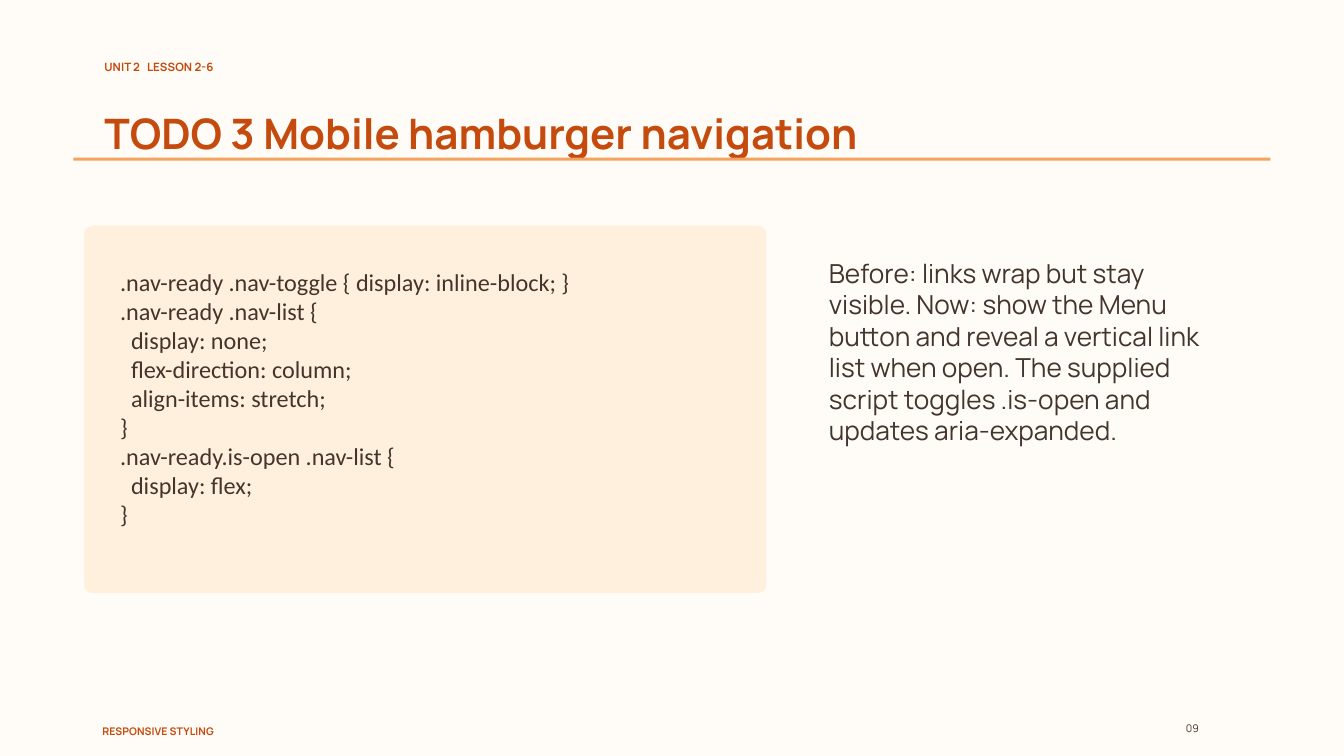
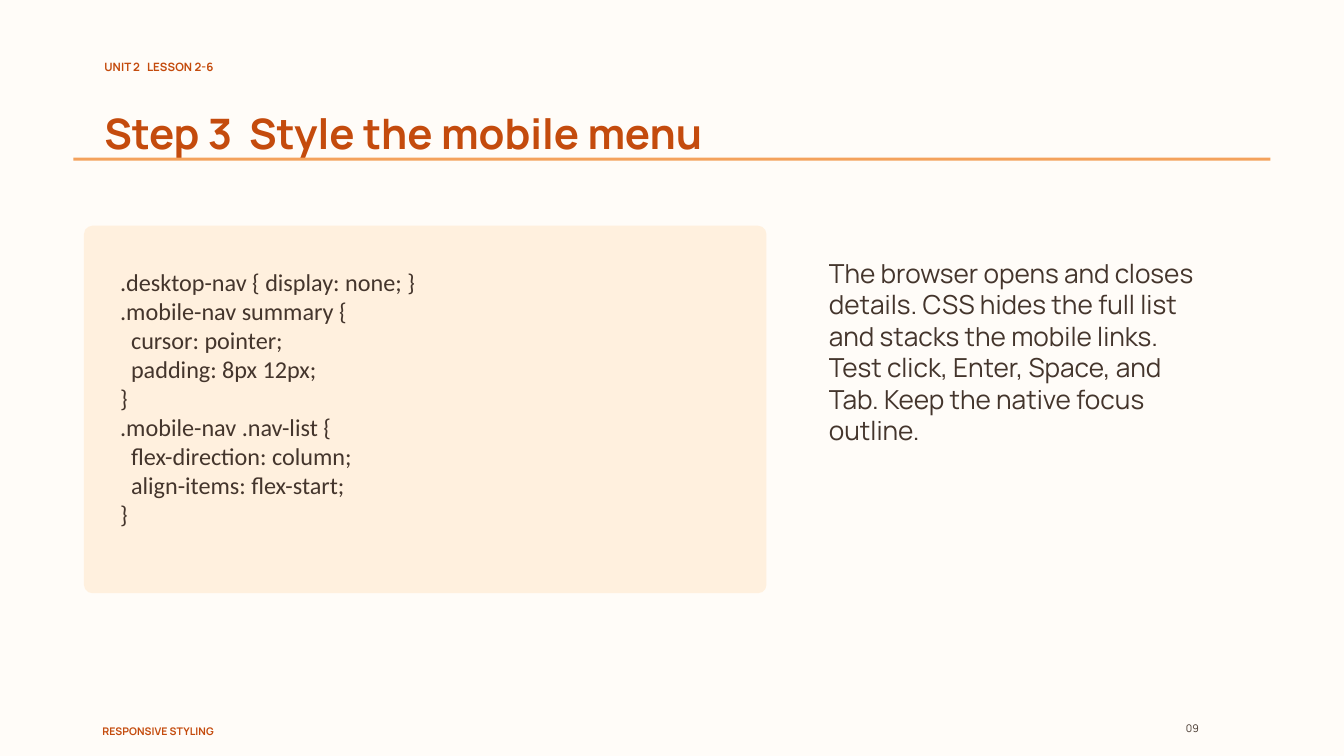
Before and after one commit to nakarapunchai/cis181-course-template, a slide deck: slide 9 of demo/Demo 2-6/Lesson 2-6 Responsive Styling.pptx. Drawn at 1344x756 pixels with LibreOffice and Linux fonts; fonts in the diff are those of the drawing. Boxes give left, top, right and bottom in pixels: in the first picture for what was removed or moved away, otherwise in the second. Text is boxed around its words. In the diff, an @@ line names an element or a change of style, - is before the commit and + after.

Commit message:
Rebuild Demo 2-6 from completed 2-5 with native HTML navigation

```diff
--- a/demo/Demo 2-6/Lesson 2-6 Responsive Styling.pptx
+++ b/demo/Demo 2-6/Lesson 2-6 Responsive Styling.pptx
@@ text at (104, 118, 703, 161): text changed @@
-TODO 3 Mobile hamburger navigation
+Step 3 Style the mobile menu
@@ text at (829, 263, 1193, 441): text changed @@
-Before: links wrap but stay visible. Now: show the Menu button and reveal a vertical link list when open. The supplied script toggles .is-open and updates aria-expanded.
+The browser opens and closes details. CSS hides the full list and stacks the mobile links. Test click, Enter, Space, and Tab. Keep the native focus outline.
@@ text at (120, 274, 402, 436): text changed @@
-.nav-ready .nav-toggle { display: inline-block; }
-.nav-ready .nav-list {
-display: none;
+.desktop-nav { display: none; }
+.mobile-nav summary {
+cursor: pointer;
+padding: 8px 12px;
+}
+.mobile-nav .nav-list {
@@ text at (120, 448, 382, 498): paragraphs removed @@
-.nav-ready.is-open .nav-list {
-display: flex;
-}
@@ text at (131, 477, 344, 498): text changed @@
-align-items: stretch;
+align-items: flex-start;
```
Also in this commit, not shown: 7 other slides changed, 19 other files.
